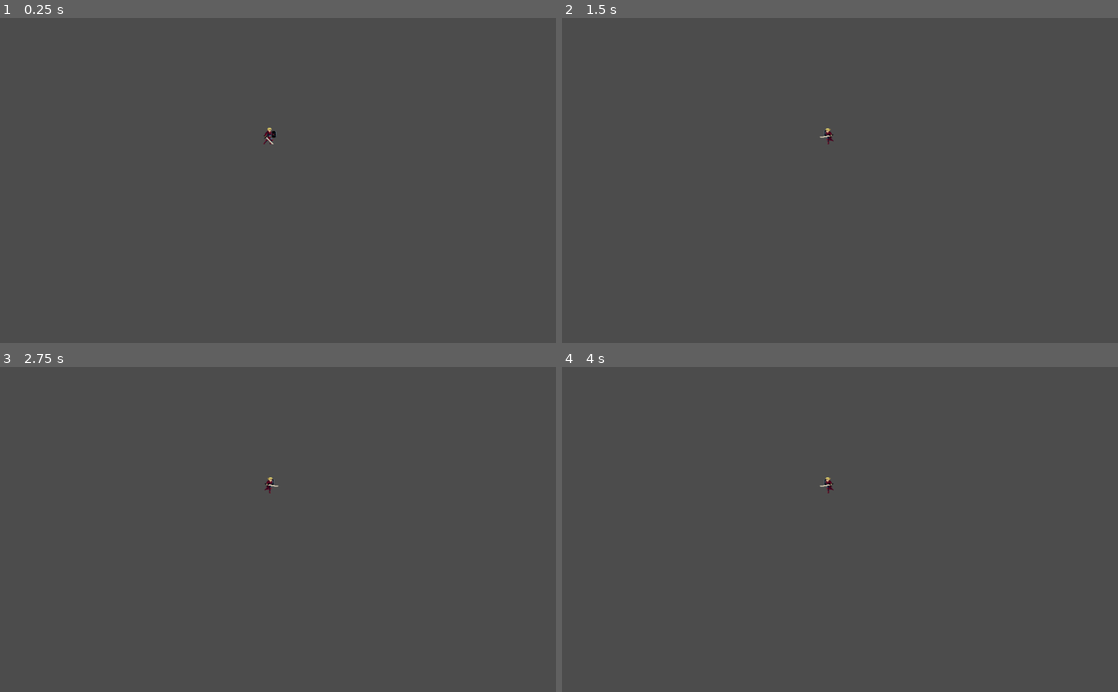
Above: before the commit, frames 1-4 (two rows, left to right).
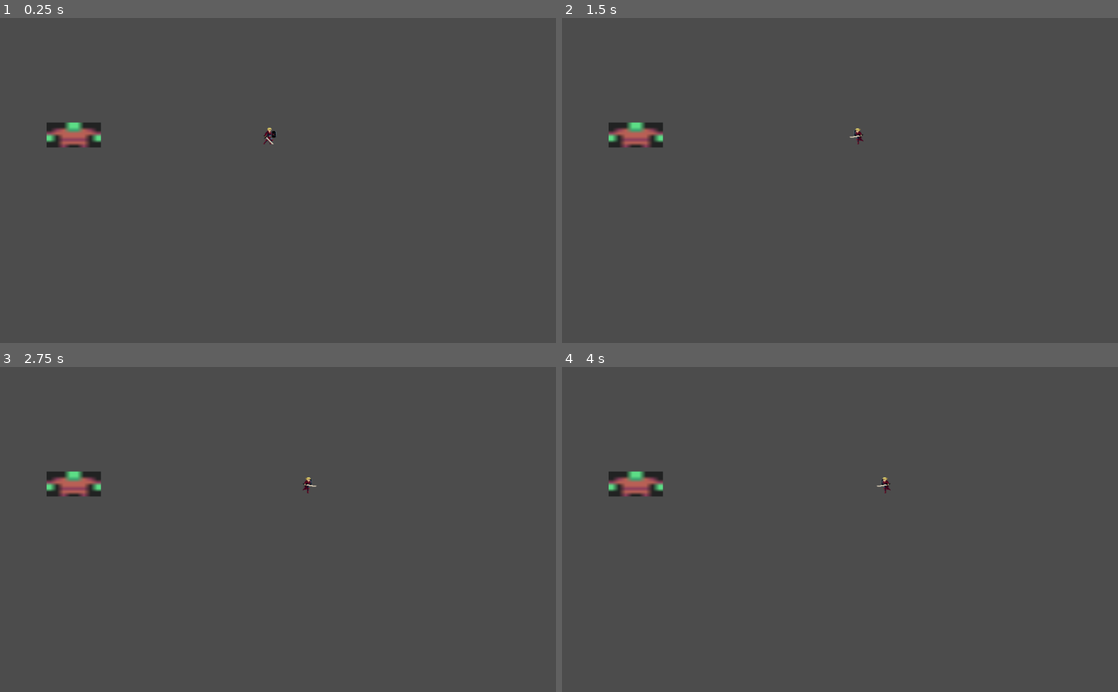
Above: after the commit, the same moments.

Repository: Aki-vito/ESCAPE
Game: Godot game, scene res://trainging_ground.tscn
Two runs of this game, one before a commit and one after it. Both use one fixed random seed, a clock stepped at 60 frames per second and the inputs below. Before the commit the project starts from res://player.tscn.
Inputs:
- Up to frame 1 (0.25 s): no input
- Up to frame 2 (1.5 s): hold D (right) 0.53-1.28 s; hold Space (space) 0.53-1.28 s; hold A (left) from 1.28 s (still down); tap Space (space) at 1.35 s
- Up to frame 3 (2.75 s): release A (left) at 2.03 s; hold D (right) from 2.03 s (still down); hold Space (space) from 2.03 s (still down)
- Up to frame 4 (4 s): release Space (space) at 2.78 s; tap Space (space) at 2.85 s; tap Enter at 3.5 s; release D (right) at 3.53 s; hold A (left) from 3.53 s (still down); hold Space (space) from 3.53 s (still down)

The runs differ from the first frame. In frame 1, 0.7% of the frame differs, in the area x 8-49%, y 32-40%; in frame 2, 0.8%, in the area x 8-55%, y 32-40%; in frame 3, 0.8%; in frame 4, 0.8%.

Commit message:
Movement + ragdoll

Diff:
--- a/player.gd
+++ b/player.gd
@@ -1,9 +1,21 @@
 extends KinematicBody2D
+export (int) var speed = 100
+var velo = Vector2()
 
 onready var anim = $AnimatedSprite
 
+func get_input():
+	velo = Vector2()
+	if Input.is_action_pressed("right"):
+		velo.x += 1
+	if Input.is_action_pressed("left"):
+		velo.x -= 1
+	velo = velo.normalized() * speed
+
+
 func _physics_process(delta):
-
+	get_input()
+	velo = move_and_slide(velo)
 	var axisX = Input.get_action_strength("right") - Input.get_action_strength("left")
 	var hito = Input.is_action_pressed("space")
 	if hito == true:
--- a/player.tscn
+++ b/player.tscn
@@ -259,7 +259,6 @@
 position = Vector2( 3.58441, 0.980606 )
 frames = SubResource( 16 )
 animation = "idle"
-frame = 11
 playing = true
 
 [node name="CollisionShape2D" type="CollisionShape2D" parent="."]
--- a/project.godot
+++ b/project.godot
@@ -11,7 +11,7 @@
 [application]
 
 config/name="Escape"
-run/main_scene="res://player.tscn"
+run/main_scene="res://trainging_ground.tscn"
 config/icon="res://icon.png"
 
 [input]
--- /dev/null
+++ b/trainging_ground.tscn
@@ -0,0 +1,21 @@
+[gd_scene load_steps=4 format=2]
+
+[ext_resource path="res://kenney_microRoguelike/Tiles/Colored/tile_0011.png" type="Texture" id=1]
+[ext_resource path="res://player.tscn" type="PackedScene" id=2]
+
+[sub_resource type="RectangleShape2D" id=1]
+extents = Vector2( 5.12794, 4.80598 )
+
+[node name="Node2D" type="Node2D"]
+
+[node name="Object" type="StaticBody2D" parent="."]
+position = Vector2( 136, 216 )
+scale = Vector2( 12.417, 5.82534 )
+
+[node name="CollisionShape2D" type="CollisionShape2D" parent="Object"]
+shape = SubResource( 1 )
+
+[node name="Sprite" type="Sprite" parent="Object"]
+texture = ExtResource( 1 )
+
+[node name="player" parent="." instance=ExtResource( 2 )]
